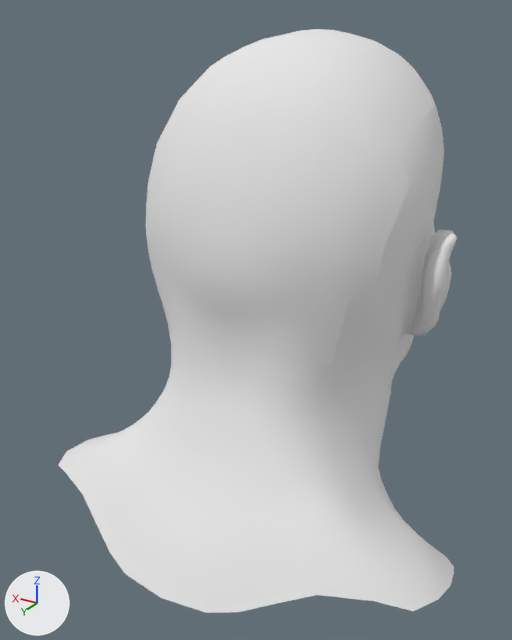
Before and after pictures for a commit that changed the OBJ model data/scalp.obj.
Before and after are seen from a 50 mm lens placed at (-2.61, 5.31, 20.19), pointed at (0.23, 0.59, 17.83). Lighting does not change. The marker at lower left points along +X, +Y and +Z. Where no turn or scale is listed for an object, it has been applied to the vertices.

Names of what the first picture shows: 'Victor_headGEO', 'Victor_headGEO.001'.
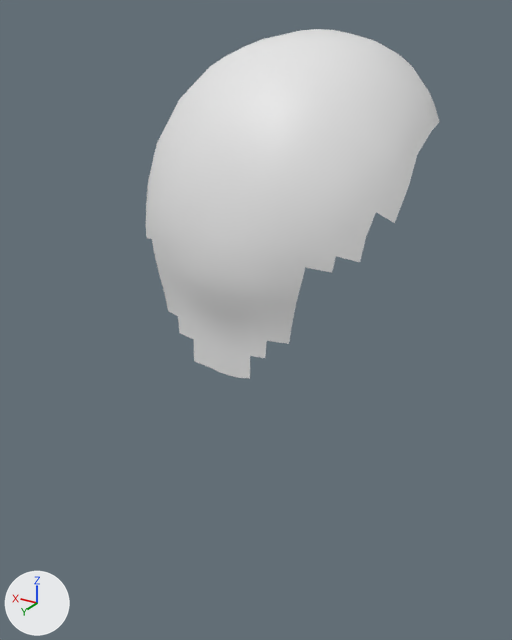
The newer file is also rescaled (x0.1), turned or shifted as a whole; pictures and numbers use the older file's frame.

Location of each change, [x1, y1, x2, y2] in pixels of the pictures (512 x 640 px):
'Victor_headGEO', deleted
    before: [59, 69, 457, 613]
'Victor_headGEO.001', reshaped
    before: [146, 29, 435, 367]
    after: [146, 29, 439, 379]
part 1 of me_victor_headgeo_001, cut back
    before: [147, 213, 395, 367]
    after: [194, 107, 439, 379]

What changed in the scene script:
```text
Change me_victor_headgeo_001:
    used by ob_victor_headgeo_001; location = (0.0, 0.0, 0.0)
    remove me_victor_headgeo_001.from_pydata(...)  # 310 vertices, 272 faces; spans x -1.07..1.04, y -0.65..1.46, z 17.88..20.09
    remove me_victor_headgeo_001.materials.append(mat_skin_materialsg)  # white #e7e7e7
    add me_victor_headgeo_001.from_pydata(...)  # 293 vertices, 254 faces; spans x -1.07..1.04, y -0.65..1.46, z 17.71..20.09
    me_victor_headgeo_001 part 1
    29 vertices are removed from x -1.01..0.98, y 0.99..1.33, z 17.88..18.79
    29 faces are deleted
    11 vertices are added at x -1.05..0.31, y 0.06..1.38, z 17.71..19.48
    10 new faces join them
Remove ob_victor_headgeo:
    ob_victor_headgeo = bpy.data.objects.new('Victor_headGEO', me_victor_headgeo)
    ob_victor_headgeo.location = (0.0, 0.0, 0.0)
```
